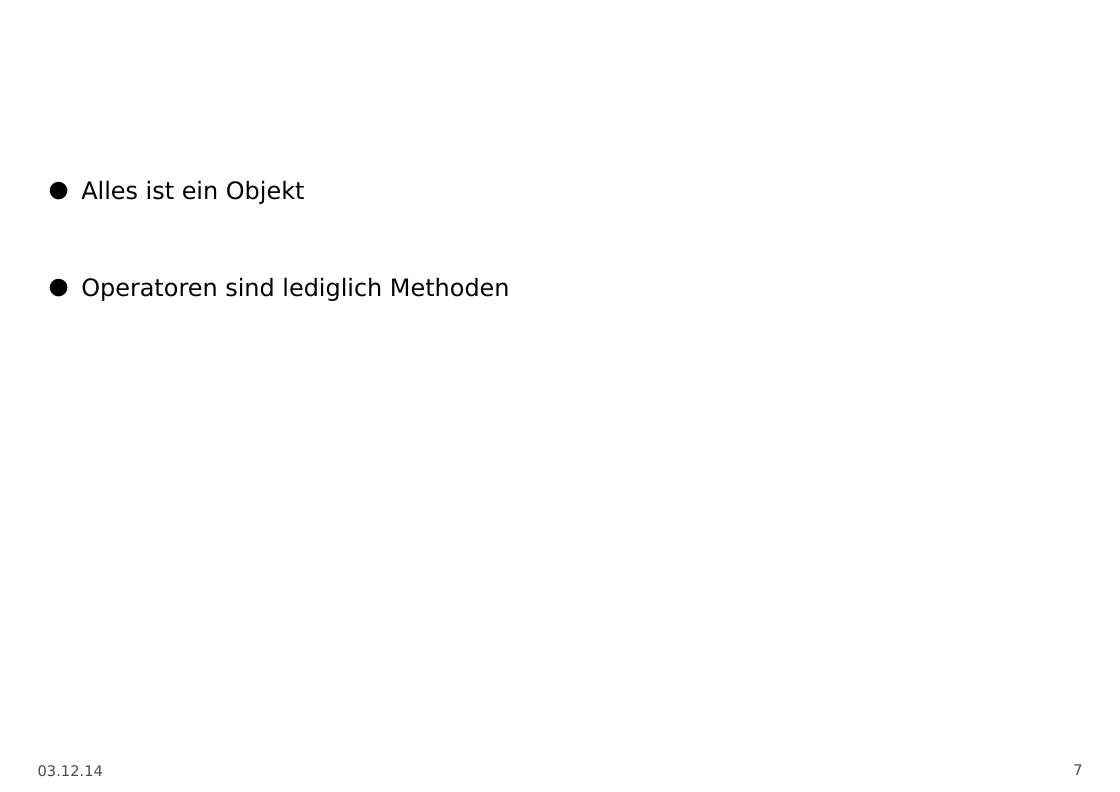
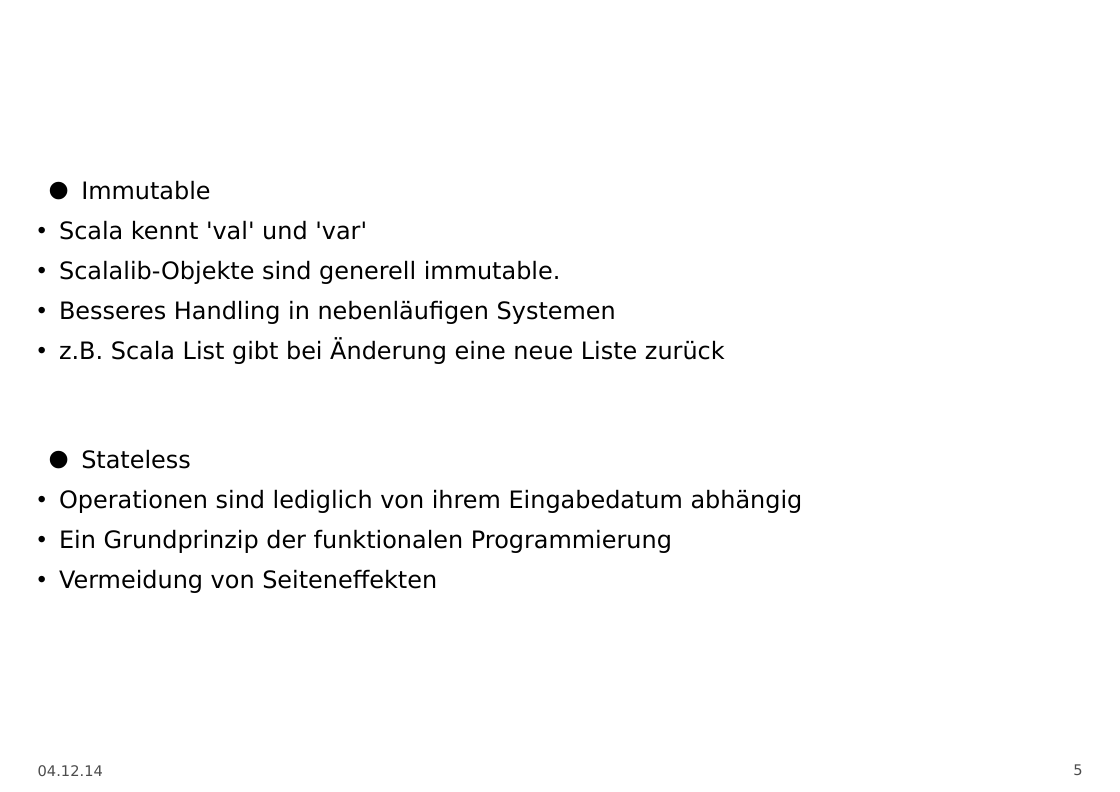
Before and after one commit to DarkToast/scala-techtalk, a slide deck: slide 5 of Scala.odp (slide 7 before the commit). Drawn at 1120x792 pixels with LibreOffice and Linux fonts; fonts in the diff are those of the drawing; background and template pictures are left out. Boxes give left, top, right and bottom in pixels: in the first picture for what was removed or moved away, otherwise in the second. Text is boxed around its words. In the diff, an @@ line names an element or a change of style, - is before the commit and + after.

```diff
--- a/Scala.odp
+++ b/Scala.odp
@@ text at bbox=[59, 180, 803, 593]: text changed @@
-• Alles ist ein Objekt
-• Operatoren sind lediglich Methoden
+• Immutable
+  • Scala kennt 'val' und 'var'
+  • Scalalib-Objekte sind generell immutable.
+  • Besseres Handling in nebenläufigen Systemen
+  • z.B. Scala List gibt bei Änderung eine neue Liste zurück
+• Stateless
+  • Operationen sind lediglich von ihrem Eingabedatum abhängig
+  • Ein Grundprinzip der funktionalen Programmierung
+  • Vermeidung von Seiteneffekten
@@ text at bbox=[38, 765, 103, 776]: text changed @@
-03.12.14
+04.12.14
@@ page number at bbox=[1073, 764, 1082, 775]: text changed @@
-7
+5
```
Also in this commit, not shown: 5 other slides changed, 2 slides added, 7 slides removed.
